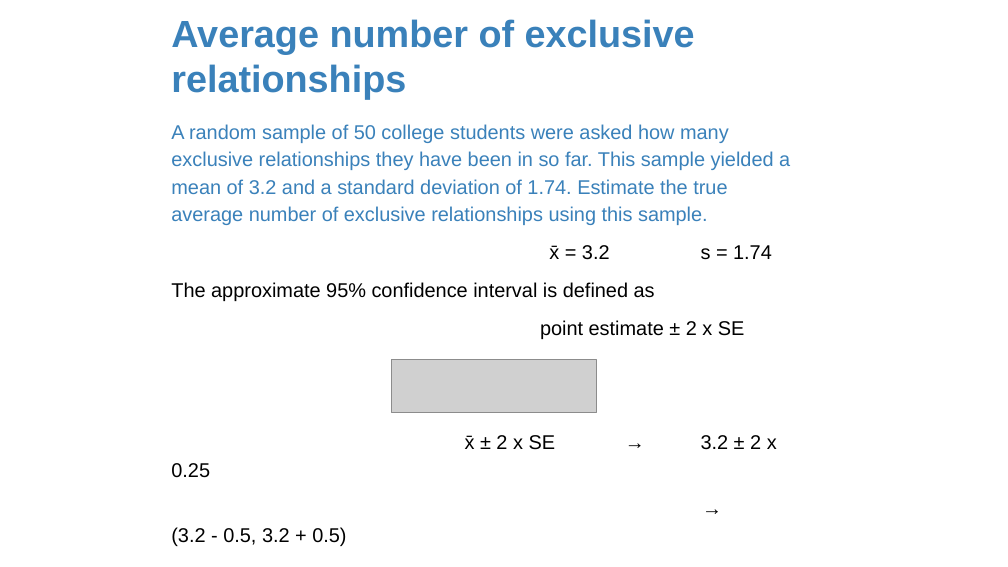
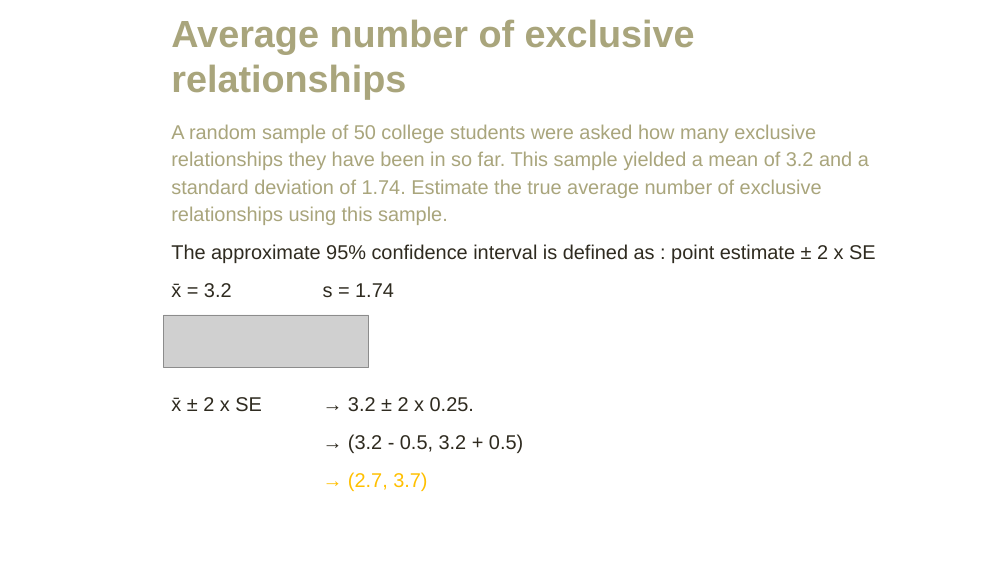
Before and after one commit to amosca01/MATH108-F23, a slide deck: slide 25 of slides/08-confidence-intervals.pptx (slide 36 before the commit). Drawn at 1008x567 pixels with LibreOffice and Linux fonts; fonts in the diff are those of the drawing; grey boxes stand for pictures. Boxes give left, top, right and bottom in pixels: in the first picture for what was removed or moved away, otherwise in the second. Text is boxed around its words. In the diff, an @@ line names an element or a change of style, - is before the commit and + after.

```diff
--- a/slides/08-confidence-intervals.pptx
+++ b/slides/08-confidence-intervals.pptx
@@ title "Average number of exclusive relationships" at [171,19,695,100]: text colour #3A81BA to #A9A57C @@
@@ text at [171,124,869,491]: text colour #3A81BA to #A9A57C in "A random sample of 50 college students ..."; text colour #000000 to #2F2B20 in "x̄ = 3.2 s = 1.74", "→ (3.2 - 0.5, 3.2 + 0.5)"; text colour #000000 to #FFC000 in "→ (2.7, 3.7)" @@
@@ text at [171,244,876,263]: paragraph added @@
+The approximate 95% confidence interval is defined as : point estimate ± 2 x SE
@@ picture: place and size @@
-picture at [391,360,596,413]
+picture at [164,315,369,368]
@@ text at [171,397,474,412]: text changed; text colour #000000 to #2F2B20 @@
-The approximate 95% confidence interval is defined as
-point estimate ± 2 x SE
-x̄ ± 2 x SE → 3.2 ± 2 x 0.25
+x̄ ± 2 x SE → 3.2 ± 2 x 0.25.
```
Also in this commit, not shown: 21 other slides changed, 17 slides added, 20 slides removed, 4 other files.
